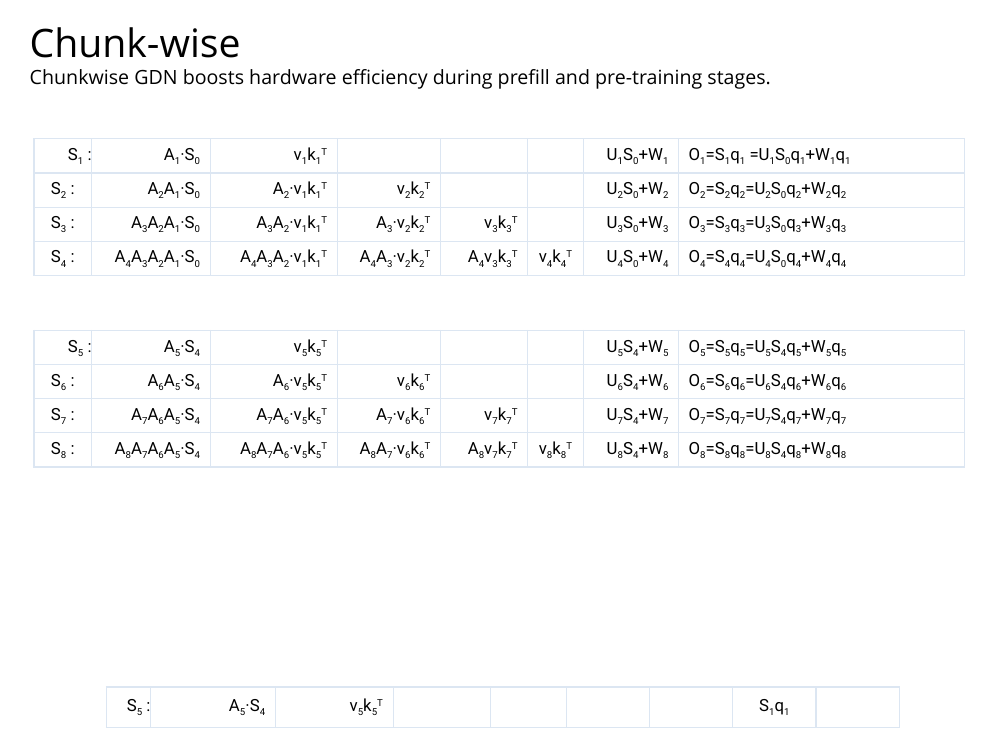
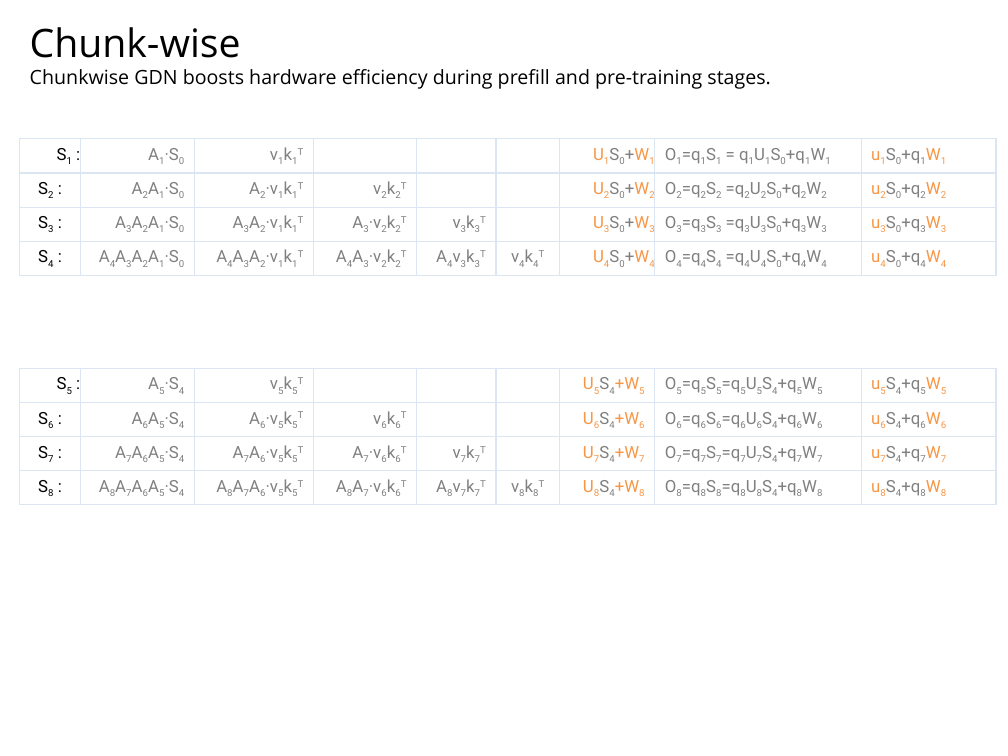
Before and after one commit to navibator/crazy-ai, a slide deck: slide 5 of temp.pptx (slide 6 before the commit). Drawn at 1008x756 pixels with LibreOffice and Linux fonts; fonts in the diff are those of the drawing. Boxes give left, top, right and bottom in pixels: in the first picture for what was removed or moved away, otherwise in the second. Text is boxed around its words. In the diff, an @@ line names an element or a change of style, - is before the commit and + after.

Commit message:
gdn-2

```diff
--- a/temp.pptx
+++ b/temp.pptx
@@ table at (20,139,996,276) @@
-column 8: O1=S1q1 =U1S0q1+W1q1 | O2=S2q2=U2S0q2+W2q2 | O3=S3q3=U3S0q3+W3q3 | O4=S4q4=U4S0q4+W4q4
+column 8: O1=q1S1 = q1U1S0+q1W1 | O2=q2S2 =q2U2S0+q2W2 | O3=q3S3 =q3U3S0+q3W3 | O4=q4S4 =q4U4S0+q4W4
+column 9: u1S0+q1W1 | u2S0+q2W2 | u3S0+q3W3 | u4S0+q4W4
@@ table: place and size @@
-table at (34,139,964,276)
+table at (20,139,996,276)
@@ table at (20,368,996,505) @@
-column 8: O5=S5q5=U5S4q5+W5q5 | O6=S6q6=U6S4q6+W6q6 | O7=S7q7=U7S4q7+W7q7 | O8=S8q8=U8S4q8+W8q8
+column 8: O5=q5S5=q5U5S4+q5W5 | O6=q6S6=q6U6S4+q6W6 | O7=q7S7=q7U7S4+q7W7 | O8=q8S8=q8U8S4+q8W8
+column 9: u5S4+q5W5 | u6S4+q6W6 | u7S4+q7W7 | u8S4+q8W8
@@ table: place and size @@
-table at (34,331,964,468)
+table at (20,368,996,505)
@@ table removed at (107,686,902,727), 1 rows, 9 columns @@
-S5 : | A5·S4 | v5k5T |  |  |  |  | S1q1 | 
```
Also in this commit, not shown: 5 other slides changed.
